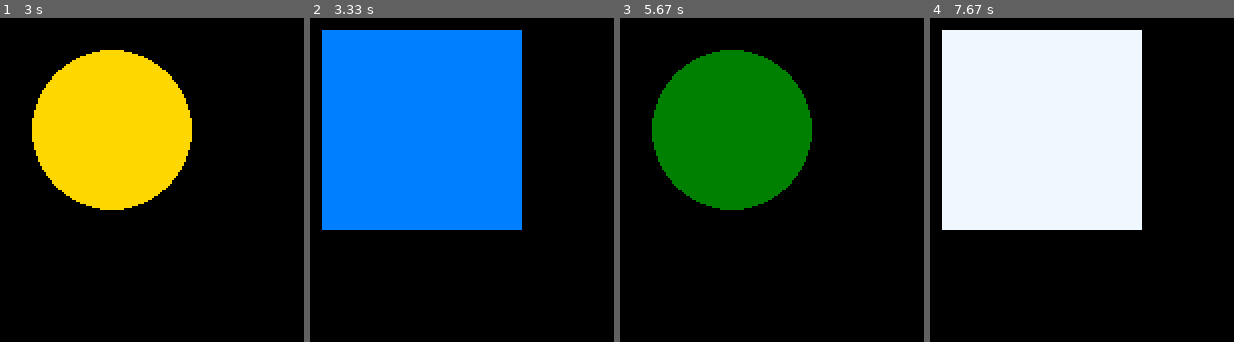
Above: before the commit, frames 1-4 (left to right).
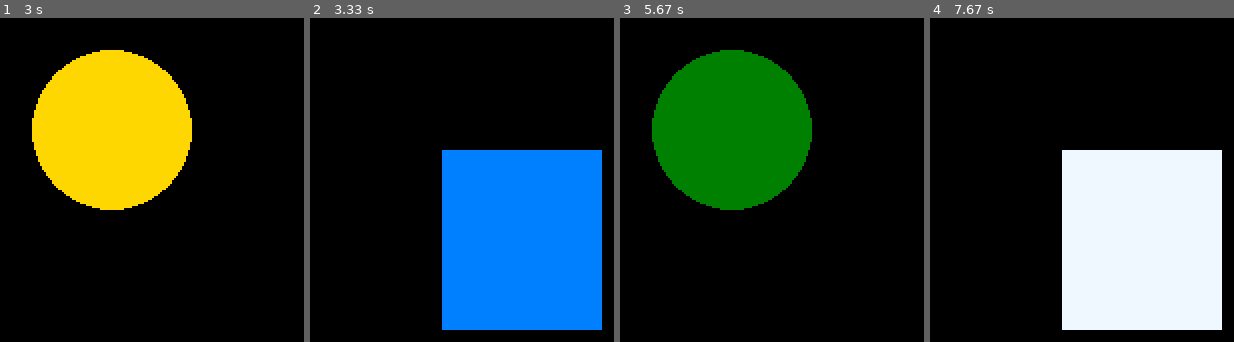
Above: after the commit, the same moments.

Repository: Sohaib76/Hangman-game-python
Game: pygame game, started from pygame_drawshapes _anim.py
Two runs of this game, one before a commit and one after it. Both use one fixed random seed, a clock stepped at 60 frames per second and the inputs below.
Inputs:
- Up to frame 1 (3 s): no input
- Up to frame 2 (3.33 s): no input
- Up to frame 3 (5.67 s): no input
- Up to frame 4 (7.67 s): no input

Frame 1 is identical in both runs. In frame 2, 57% of the frame differs, in the area x 3-97%, y 3-97%; in frame 3, nothing differs; in frame 4, 57%.

Commit message:
Fourth Commit
After Adding Rhombus and Parallelogram Shapes too

Diff:
--- /dev/null
+++ b/pygame_drawshapes _anim - Copy.py
@@ -0,0 +1,278 @@
+import pygame, sys, random
+
+pygame.font.init() # you have to call this at the start,
+                   # if you want to use this module.
+
+
+#screen = pygame.display.set_mode((400, 300))
+done = False
+is_blue = True
+x = 60
+y = 50
+blue = (0, 128, 255)
+aliceBlue = (240,248,255)
+gold = (255,215,0)
+green = (0,128,0)
+red = (255, 0, 0)
+pink = (238, 130, 238)
+purple = (106, 90, 205)
+orange = (255, 165, 0)
+
+#clock = pygame.time.Clock()
+
+#--------------function------------For Circle And Square
+def draw_circle_and_square(screen, delay, colorCr , txtCr, txtcolorCr, colorSq, txtSq, txtcolorSq ,x, y):
+
+
+
+    circle = pygame.Surface((100, 100))                    #circle = pygame.Surface((2*50, 2*50))
+    rect = circle.get_rect()
+    rect.center = screen.get_rect().center
+    pygame.draw.circle(circle, colorCr, (x,y), 40)
+
+
+
+    square = pygame.Surface((200, 200))
+    rect = square.get_rect()
+    rect.center = screen.get_rect().center
+    pygame.draw.rect(square, colorSq, pygame.Rect(x-40, y+80, 100, 100))          #pygame.draw.rect(square, color2, pygame.Rect(x+60, y+60, 100, 100))
+
+
+    myfont = pygame.font.SysFont('Comic Sans MS', 30)
+    textsurfaceCr = myfont.render(txtCr, False, txtcolorCr)
+
+
+    textsurfaceSq = myfont.render(txtSq, False, txtcolorSq)
+
+
+    screen.fill((0, 0, 0))
+    screen.blit(textsurfaceSq,(x-20,y+300))
+    screen.blit(textsurfaceCr,(x-20,y+200))
+    screen.blit(square,rect)
+    screen.blit(circle,rect)
+    pygame.display.flip()
+
+
+
+
+    #blit wlit
+
+    current_time = pygame.time.get_ticks()
+    exit_time = current_time + delay
+    clock = pygame.time.Clock()
+
+    done = False
+
+    while not done:
+
+
+
+
+    #Quit event etc
+        for event in pygame.event.get():
+            if event.type == pygame.QUIT:
+                pygame.quit()
+                sys.exit()
+                done= True
+
+        current_time = pygame.time.get_ticks()
+
+        if current_time >= exit_time:
+            done = True
+
+        clock.tick(5)
+
+
+
+
+
+
+
+#..................Function For Rhombus And Parallelogram........#
+def draw_rhombus_and_parallelogram(screen, delay, colorRb, txtRb,txtcolorRb ,colorPl, txtPl, txtcolorPl, x, y):
+
+
+
+    square = pygame.Surface((500, 500))
+    rect = square.get_rect()
+    rect.center = screen.get_rect().center
+
+
+    myfont = pygame.font.SysFont('Comic Sans MS', 30)
+    textsurfaceRb = myfont.render(txtRb, False, txtcolorRb)
+    textsurfacePl = myfont.render(txtPl, False, txtcolorPl)
+
+    pygame.draw.lines(square, colorRb, False, [(100+100,100), (150+100,0), (200+100,100)], 1)
+    pygame.draw.lines(square, colorRb, False, [(100+100,100), (150+100,200), (200+100,100)], 1)
+
+    #paralle = pygame.Surface((500, 500))
+   # rect = paralle.get_rect()
+    #rect.center = screen.get_rect().center
+
+    pygame.draw.lines(square, colorPl, True, [(100+100,100+150), (400+100,100+150), (300+100,200+150),(0+100,200+150)], 1)
+
+    screen.fill((0, 0, 0))
+
+    #screen.blit(paralle, rect)
+    screen.blit(textsurfaceRb,(x-20,y+100))
+    screen.blit(textsurfacePl,(x-20,y+300))
+    screen.blit(square,rect)
+    pygame.display.flip()
+
+
+
+
+    #blit wlit
+
+    current_time = pygame.time.get_ticks()
+    exit_time = current_time + delay
+    clock = pygame.time.Clock()
+
+    done = False
+
+    while not done:
+
+
+
+
+    #Quit event etc
+        for event in pygame.event.get():
+            if event.type == pygame.QUIT:
+                pygame.quit()
+                sys.exit()
+                done= True
+
+        current_time = pygame.time.get_ticks()
+
+        if current_time >= exit_time:
+            done = True
+
+        clock.tick(5)
+
+
+
+
+
+
+
+
+
+
+
+
+
+
+
+
+
+#............................
+
+
+
+
+
+
+
+
+def draw_square(screen, delay, color , x, y):
+
+
+
+    square = pygame.Surface((200, 200))
+    rect = square.get_rect()
+    rect.center = screen.get_rect().center
+    pygame.draw.rect(square, color, pygame.Rect(x+60, y+60, 100, 100))
+
+    screen.fill((0, 0, 0))
+    screen.blit(square,rect)
+    pygame.display.flip()
+
+
+
+
+    #blit wlit
+
+    current_time = pygame.time.get_ticks()
+    exit_time = current_time + delay
+    clock = pygame.time.Clock()
+
+    done = False
+
+    while not done:
+
+
+
+
+    #Quit event etc
+        for event in pygame.event.get():
+            if event.type == pygame.QUIT:
+                pygame.quit()
+                sys.exit()
+                done= True
+
+        current_time = pygame.time.get_ticks()
+
+        if current_time >= exit_time:
+            done = True
+
+        clock.tick(5)
+
+
+
+
+
+
+
+
+
+
+
+
+#----------program----------
+
+
+
+
+
+
+
+   # pygame.draw.circle(screen, gold, (x,y), 40)
+
+   # pygame.draw.rect(screen, aliceBlue, pygame.Rect(x, y, 100, 80))
+pygame.init()
+
+screen = pygame.display.set_mode((800, 600))
+screen_rect = screen.get_rect()
+
+
+
+
+
+
+
+for i in range(3):
+
+    draw_rhombus_and_parallelogram(screen, 2000, blue, "blue" , blue, gold,  "gold", gold,x, y)
+    draw_circle_and_square(screen, 3000, gold , "gold" , gold, green, "green",  green,  x, y)
+    draw_circle_and_square(screen, 2000, green ,"green", green , gold, "gold", gold, x, y)
+    draw_rhombus_and_parallelogram(screen, 2000, red, "red" , red, gold,  "gold", gold,x, y)
+    draw_circle_and_square(screen, 2000, green ,"green", green , aliceBlue, "white", aliceBlue, x, y)
+    draw_rhombus_and_parallelogram(screen, 2000, pink, "pink" , pink, purple,  "purple", purple
+                                   ,x, y)
+    # draw_square(screen, 2000, blue, x, y)
+  #  draw_square(screen, 2000, aliceBlue,  x, y)
+
+
+#draw_circle(screen, 3000, gold, x, y)
+#draw_square(screen, 2000, blue, x, y)
+
+#draw_circle(screen, 2000, green, x, y)
+
+
+
+
+pygame.quit()
+    #pygame.time.wait(5000)
+    #screen.fill((0, 0, 0))
+    #pygame.display.flip()
+   # clock.tick(60)
--- a/pygame_drawshapes _anim.py
+++ b/pygame_drawshapes _anim.py
@@ -22,6 +22,7 @@
     rect = circle.get_rect()
     rect.center = screen.get_rect().center
     pygame.draw.circle(circle, color, (x,y), 40)
+
 
     screen.fill((0, 0, 0))
     screen.blit(circle,rect)
@@ -67,7 +68,7 @@
     square = pygame.Surface((200, 200))
     rect = square.get_rect()
     rect.center = screen.get_rect().center
-    pygame.draw.rect(square, color, pygame.Rect(x, y, 100, 100))
+    pygame.draw.rect(square, color, pygame.Rect(x+60, y+60, 100, 100))
 
     screen.fill((0, 0, 0))
     screen.blit(square,rect)
@@ -130,7 +131,14 @@
 screen = pygame.display.set_mode((800, 600))
 screen_rect = screen.get_rect()
 
+
+
+
+
+
+
 for i in range(3):
+
     draw_circle(screen, 3000, gold, x, y)
     draw_square(screen, 2000, blue, x, y)
     draw_circle(screen, 2000, green, x, y)
--- /dev/null
+++ b/rhombusTest.py
@@ -0,0 +1,77 @@
+import pygame
+
+# Initialize the game engine
+pygame.init()
+
+# Define some colors
+BLACK = (0, 0, 0)
+WHITE = (255, 255, 255)
+BLUE = (0, 0, 255)
+GREEN = (0, 255, 0)
+RED = (255, 0, 0)
+
+PI = 3.141592653
+
+# Set the height and width of the screen
+size = (640, 480)
+screen = pygame.display.set_mode(size)
+
+pygame.display.set_caption("Professor Craven's Cool Game")
+
+# Loop until the user clicks the close button.
+done = False
+clock = pygame.time.Clock()
+
+# Loop as long as done == False
+while not done:
+
+    for event in pygame.event.get():  # User did something
+        if event.type == pygame.QUIT:  # If user clicked close
+            done = True  # Flag that we are done so we exit this loop
+
+    # All drawing code happens after the for loop and but
+    # inside the main while not done loop.
+
+    # Clear the screen and set the screen background
+    screen.fill(WHITE)
+
+    # Draw on the screen a line from (0,0) to (100,100)
+    # 5 pixels wide.
+   #   pygame.draw.ellipse(screen, BLACK, [20, 20, 250, 100], 2)
+
+    # Draw an arc as part of an ellipse.
+    # Use radians to determine what angle to draw.
+    pygame.draw.arc(screen, BLACK, [20, 220, 250, 200], 0, PI / 2, 2)
+    pygame.draw.arc(screen, GREEN, [20, 220, 250, 200], PI / 2, PI, 2)
+    pygame.draw.arc(screen, BLUE, [20, 220, 250, 200], PI, 3 * PI / 2, 2)
+    pygame.draw.arc(screen, RED, [20, 220, 250, 200], 3 * PI / 2, 2 * PI, 2)
+
+    # This draws a triangle using the polygon command
+  #  pygame.draw.polygon(screen, BLACK, [[50, 50], [100, 50], [100, 50],[50,0]], 5)
+
+    pygame.draw.lines(screen, BLACK, False, [(100,100), (150,200), (200,100)], 1)
+    pygame.draw.lines(screen, BLACK, False, [(100,100), (150,0), (200,100)], 1)
+
+    pygame.draw.lines(screen, BLACK, True, [(100,100), (400,100), (300,200),(0,200)], 1)
+
+    # Select the font to use, size, bold, italics
+    font = pygame.font.SysFont('Calibri', 25, True, False)
+
+    # Render the text. "True" means anti-aliased text.
+    # Black is the color. This creates an image of the
+    # letters, but does not put it on the screen
+    text = font.render("My text", True, BLACK)
+
+    # Put the image of the text on the screen at 250x250
+    screen.blit(text, [250, 250])
+
+    # Go ahead and update the screen with what we've drawn.
+    # This MUST happen after all the other drawing commands.
+    pygame.display.flip()
+
+    # This limits the while loop to a max of 60 times per second.
+    # Leave this out and we will use all CPU we can.
+    clock.tick(60)
+
+# Be IDLE friendly
+pygame.quit()
